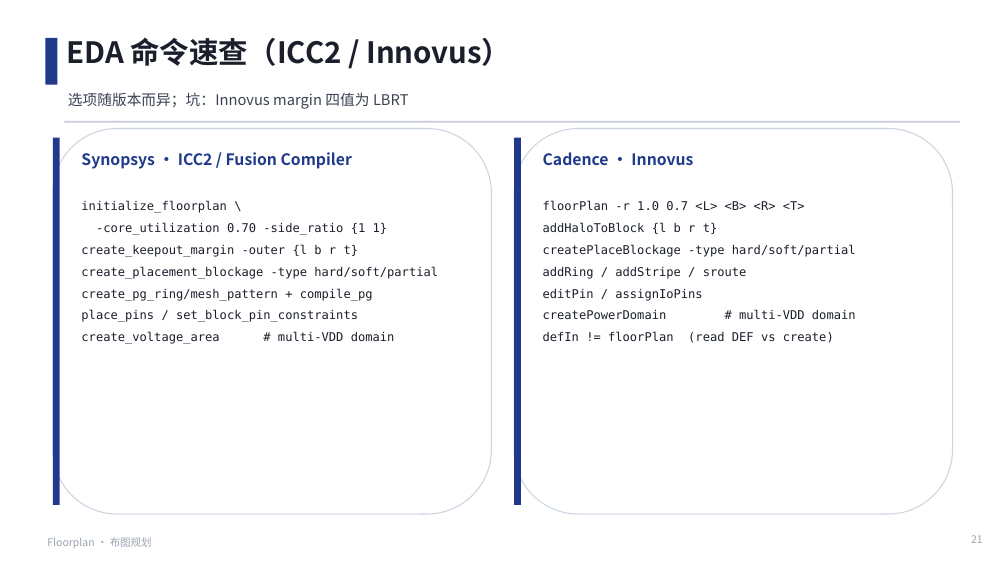
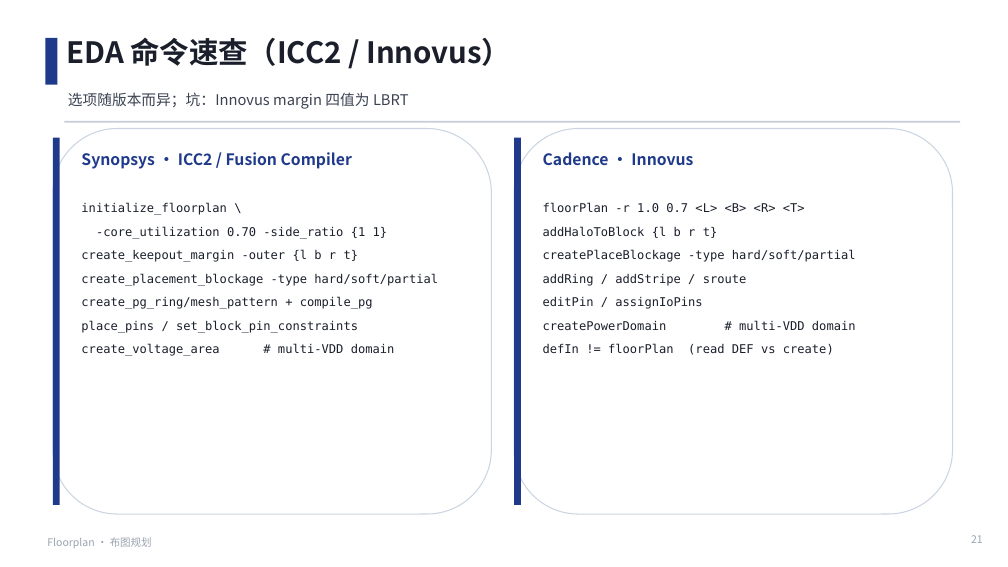
Before and after one commit to JinChengZ18/IC_Learning_Material, a slide deck: slide 21 of IC_Backend_Notes/slides/05_Floorplan.pptx. Drawn at 1008x567 pixels with LibreOffice and Linux fonts; fonts in the diff are those of the drawing. Boxes give left, top, right and bottom in pixels: in the first picture for what was removed or moved away, otherwise in the second. Text is boxed around its words. In the diff, an @@ line names an element or a change of style, - is before the commit and + after.

```diff
--- a/IC_Backend_Notes/slides/05_Floorplan.pptx
+++ b/IC_Backend_Notes/slides/05_Floorplan.pptx
@@ text "initialize_floorplan \" at bbox=[81, 202, 438, 356]: line spacing 1 to 1.12 @@
@@ text "floorPlan -r 1.0 0.7 <L> ..." at bbox=[543, 202, 856, 355]: line spacing 1 to 1.12 @@
```
Also in this commit, not shown: 17 other slides changed, 45 other files.
